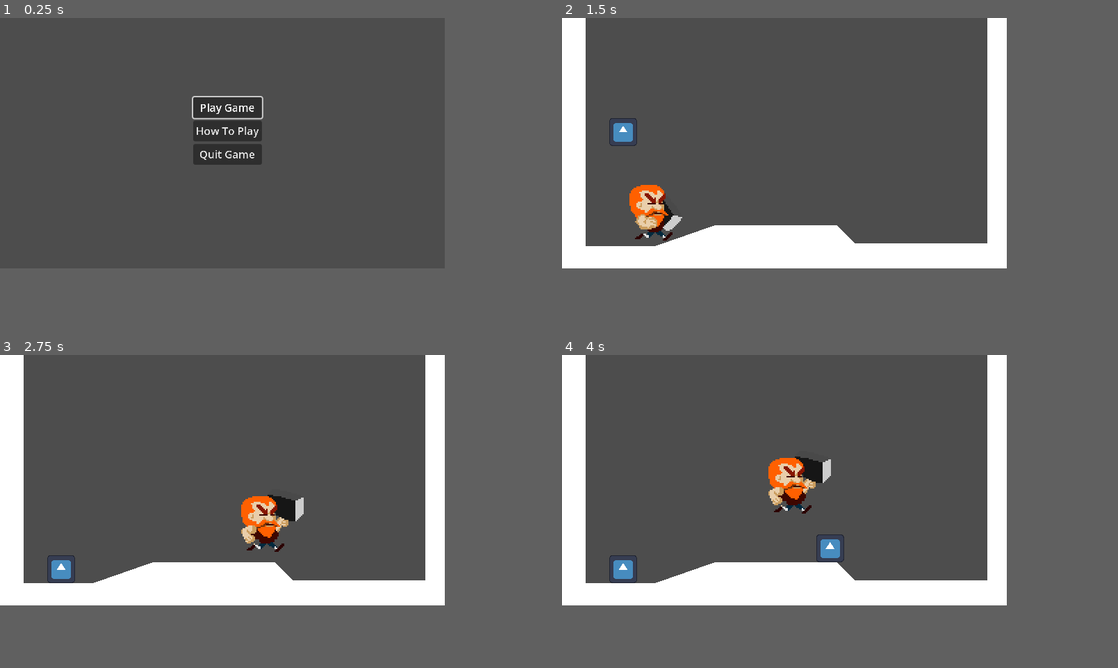
Above: before the commit, frames 1-4 (two rows, left to right).
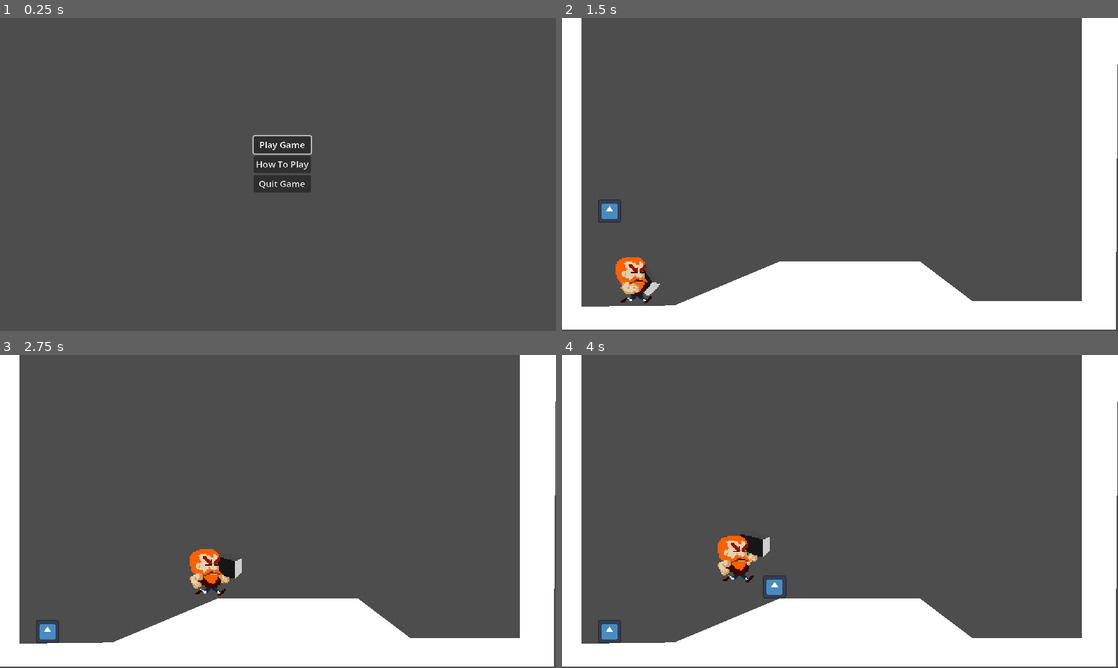
Above: after the commit, the same moments.

Repository: simonoNilssono/godot-project-thor
Game: Godot game, scene res://Scenes/main.tscn
The game is run twice, just before and just after one commit, with the same random seed, the same clock (stepped at 60 frames per second) and the same inputs. The engine's default icon, where the game draws it, is replaced by a stand-in: a white triangle on a blue panel in a dark square.
Inputs (mouse positions are in pixels of both pictures, inside the frame that each line leads up to):
- Up to frame 1 (0.25 s): no input
- Up to frame 2 (1.5 s): click "Play Game" at 0.5 s; move the mouse to (884, 130) at 1.27 s; hold D (Right) from 1.28 s (still down); hold U (Spawn Enemy) from 1.28 s (still down)
- Up to frame 3 (2.75 s): keep holding D (Right); tap W (Up) at 1.52, 2.27 s; move the mouse to (133, 492) at 2.02 s; release U (Spawn Enemy) at 2.03 s; click (133, 492) at 2.1 s
- Up to frame 4 (4 s): move the mouse to (828, 423) at 2.77 s; release D (Right) at 2.78 s; hold A (Left) 2.78-3.53 s; hold U (Spawn Enemy) 2.78-3.53 s; move the mouse to (762, 530) at 3.52 s; hold D (Right) from 3.53 s (still down); click (762, 530) at 3.6 s; tap W (Up) at 3.77 s
In our replay, the window is 640x360 before the commit and 800x450 after it. These sizes can differ from the game's own. Grey fills any space a smaller window leaves; there, only what the larger window draws over its background counts as a difference.

The runs differ from the first frame. In frame 1, 4.1% of the frame differs, in the area x 34-57%, y 24-56%; in frame 2, 28%; in frame 3, 29%; in frame 4, 29%, in the area x 0-100%, y 0-100%.

Commit message:
resized game

Diff:
--- a/Scenes/lvl_1.tscn
+++ b/Scenes/lvl_1.tscn
@@ -9,9 +9,9 @@
 [node name="ground" type="StaticBody2D" parent="."]
 
 [node name="CollisionPolygon2D" type="CollisionPolygon2D" parent="ground"]
-polygon = PackedVector2Array(-1, -1, 17, 0, 17, 164, 67, 164, 110, 149, 198, 149, 211, 162, 306, 162, 306, 0, 320, 0, 320, 180, 0, 180)
+polygon = PackedVector2Array(-1, -1, 17, 0, 17, 249, 97, 248, 188, 210, 309, 210, 354, 244, 449, 244, 449, 0, 480, 0, 478, 269, 0, 269)
 
 [node name="Polygon2D" type="Polygon2D" parent="ground/CollisionPolygon2D"]
 
 [node name="Player" parent="ground/CollisionPolygon2D" instance=ExtResource("2_auyrg")]
-position = Vector2(44, 146)
+position = Vector2(41, 242)
--- a/project.godot
+++ b/project.godot
@@ -17,8 +17,8 @@
 
 [display]
 
-window/size/viewport_width=320
-window/size/viewport_height=180
+window/size/viewport_width=480
+window/size/viewport_height=270
 window/size/window_width_override=1280
 window/size/window_height_override=720
 window/stretch/mode="canvas_items"
